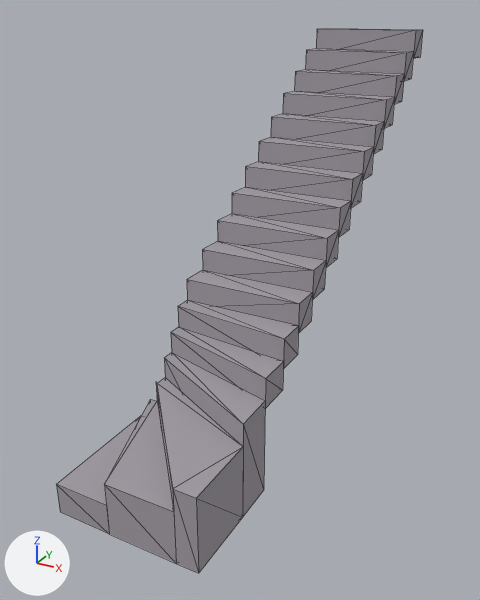
Renders of the glTF model assets/Exportordner/EG_Treppe.gltf from each side of a commit.
Both versions are drawn from a 50 mm camera at (26.37, 5.3, 3.33) aimed at (23.88, 9.83, 1.07). Arrows for +X, +Y and +Z are at lower left; the lights stay in place. The picture after the commit comes second. Mesh edges are drawn as thin lines.

Script lines for the objects in view, before the commit:
```python
me_cube_315 = bpy.data.meshes.new('Cube.315')
me_cube_315.from_pydata(...)  # 138 vertices, 212 faces; spans x -1.19..0.0, y -4.22..0.0, z -3.19..-0.02
me_cube_315.materials.append(mat_beton_rough)  # grey #a19ca4
ob_treppe_003 = bpy.data.objects.new('Treppe.003', me_cube_315)
ob_treppe_003.location = (24.569, 12.239, 3.16)
```
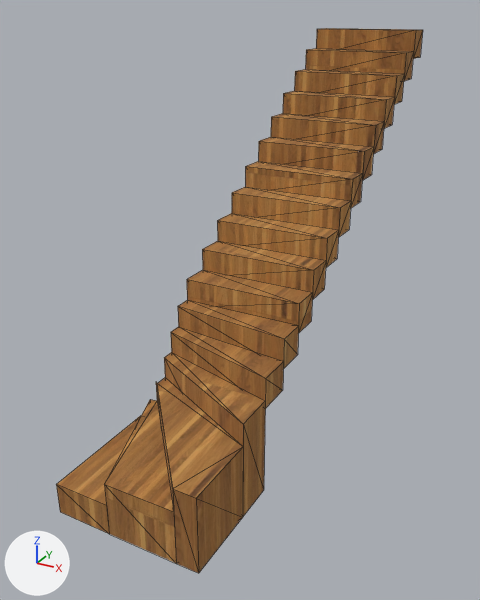
What differs and where, as boxes (x1, y1, x2, y2) in the pictures (480 x 600 px):
```json
{"object": "Treppe.003", "change": "recoloured", "before": [56, 28, 423, 573], "after": [56, 28, 423, 573], "on screen": "grey to brown"}
```

Scene script edits in JSON lines:
```json
{"op": "add", "block": "img_eicheindustrie_jpg", "code": ["img_eicheindustrie_jpg = load_image('eicheindustrie.jpg', 'eicheindustrie.jpg.jpg', 640, 640, 'sRGB')"]}
{"op": "add", "block": "mat_parkett", "code": ["mat_parkett = principled_material('Parkett')", "mat_parkett.texture = img_eicheindustrie_jpg", "mat_parkett.roughness = 1.0"]}
{"block": "me_cube_315", "where": "me_cube_315.from_pydata(...)  # 138 vertices, 212 faces; spans x -1.19..0.0, y -4.22..0.0, z -3.19..-0.02"}
{"op": "remove", "block": "me_cube_315", "code": "me_cube_315.materials.append(mat_beton_rough)  # grey #a19ca4"}
{"op": "add", "block": "me_cube_315", "code": "me_cube_315.materials.append(mat_parkett)  # picture img_eicheindustrie_jpg"}
```
